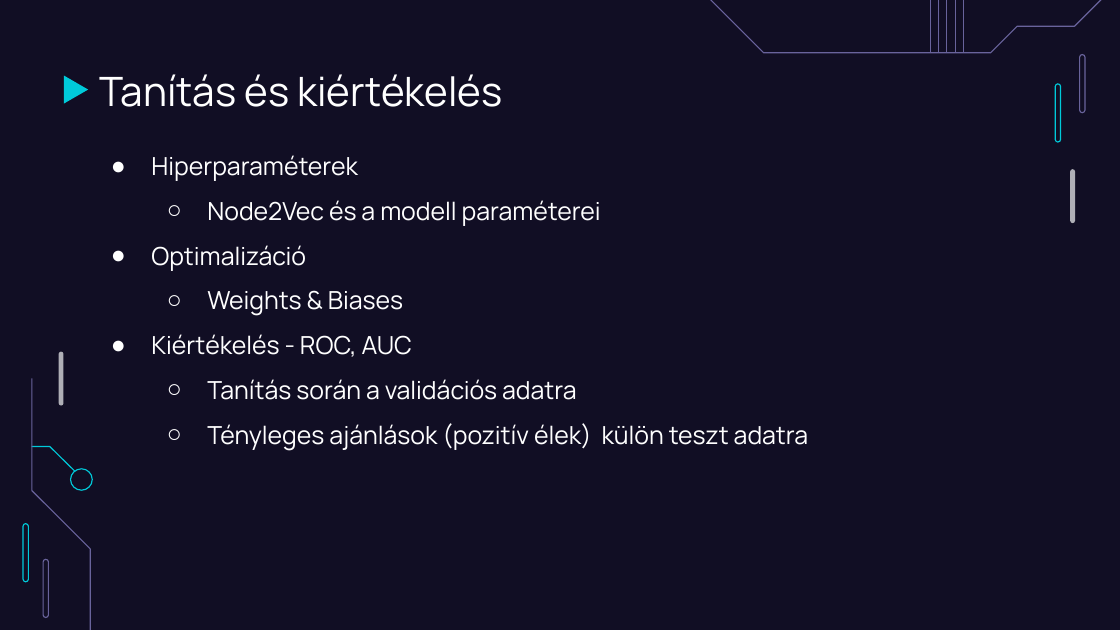
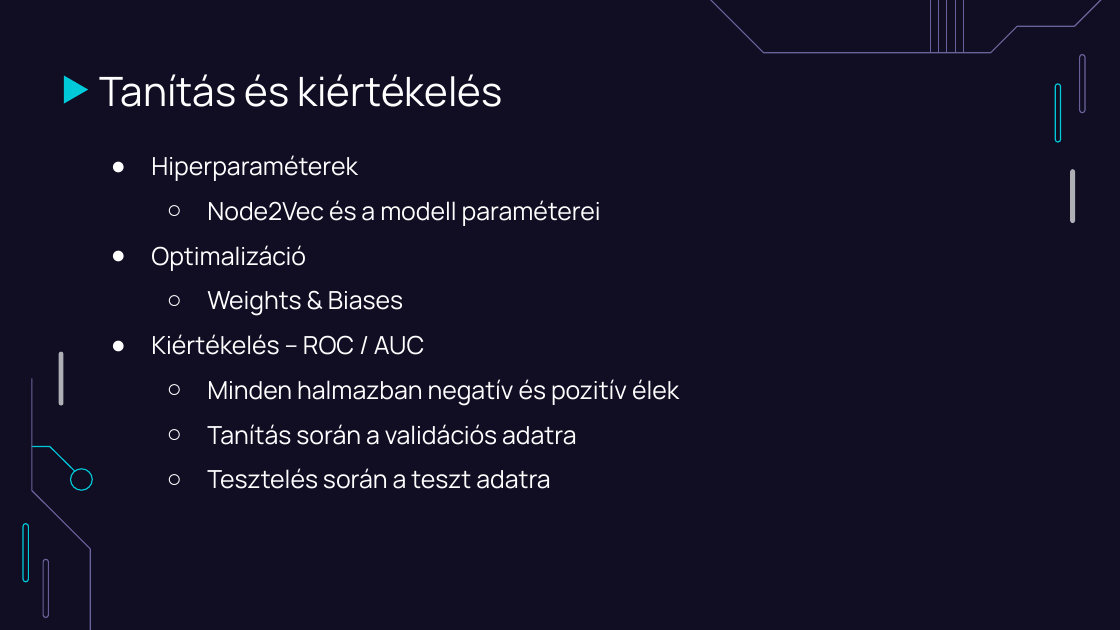
Before and after one commit to gyomberpet/DL-friend-recommendation, a slide deck: slide 6 of DL_Friend_recommendation.pptx. Drawn at 1120x630 pixels with LibreOffice and Linux fonts; fonts in the diff are those of the drawing. Boxes give left, top, right and bottom in pixels: in the first picture for what was removed or moved away, otherwise in the second. Text is boxed around its words. In the diff, an @@ line names an element or a change of style, - is before the commit and + after.

```diff
--- a/DL_Friend_recommendation.pptx
+++ b/DL_Friend_recommendation.pptx
@@ text at [151,334,679,406]: text changed @@
-● Kiértékelés - ROC, AUC
+● Kiértékelés – ROC / AUC
+  ○ Minden halmazban negatív és pozitív élek
@@ text at [207,468,550,489]: text changed @@
-  ○ Tényleges ajánlások (pozitív élek) külön teszt adatra
+  ○ Tesztelés során a teszt adatra
```
Also in this commit, not shown: 1 other slide changed, 1 slide added, 1 slide removed.
